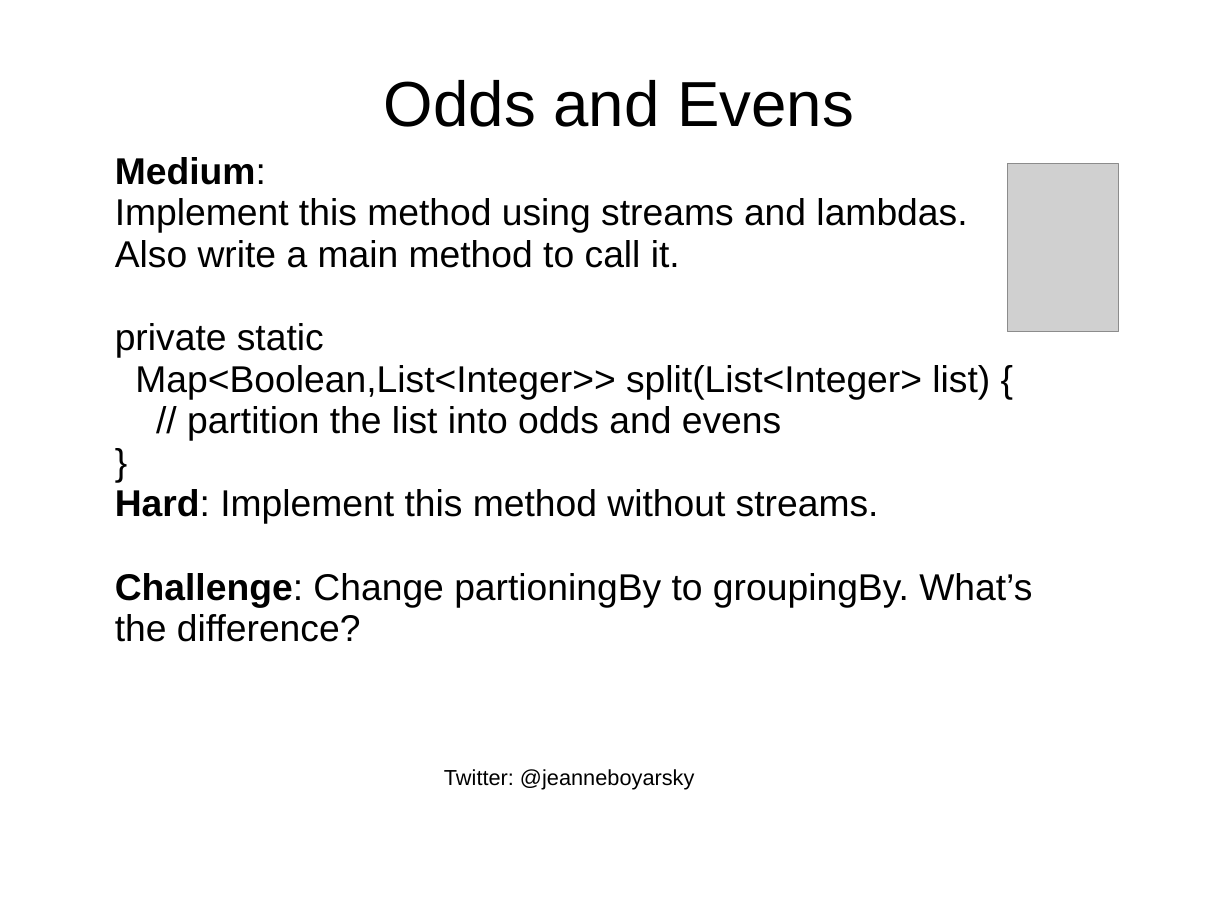
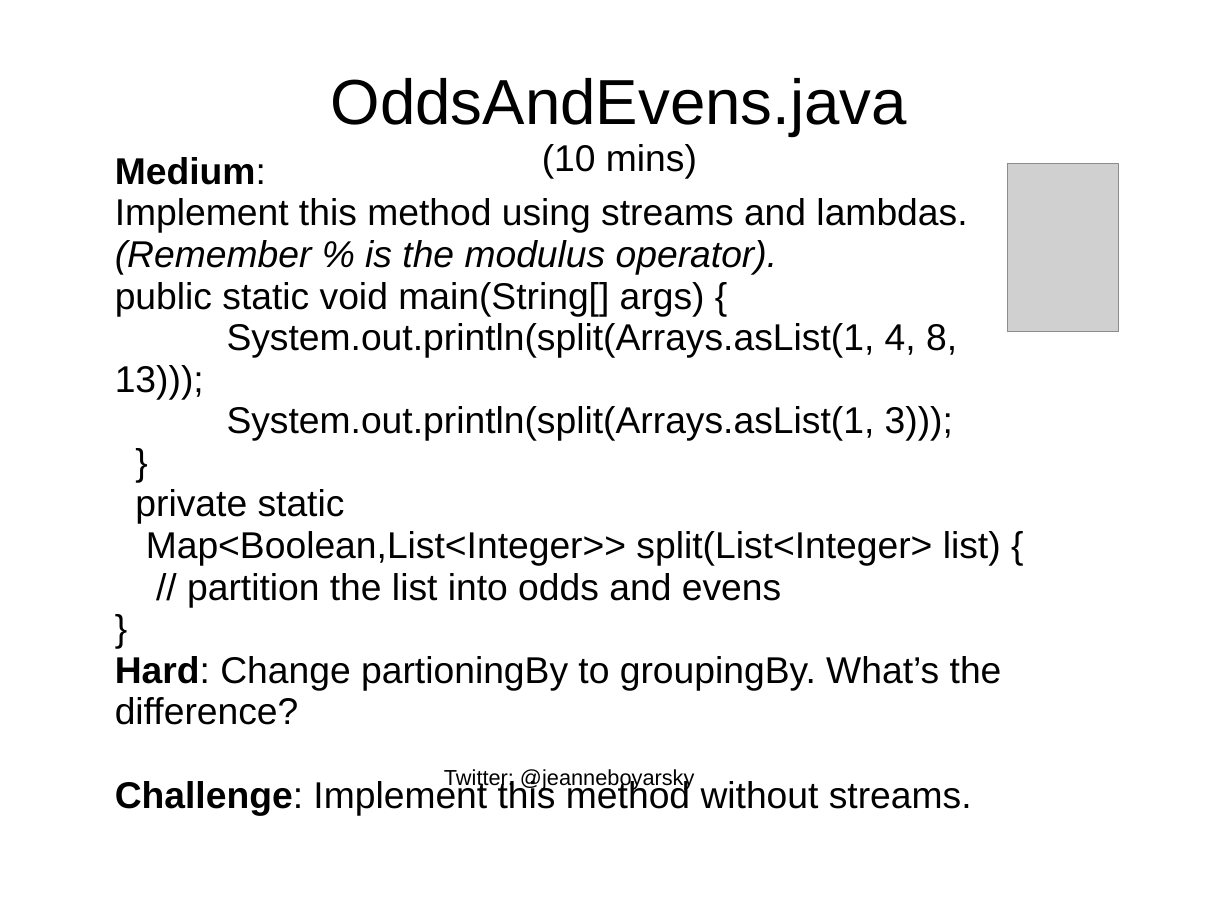
Before and after one commit to boyarsky/java-8-streams-by-puzzles, a slide deck: slide 44 of docs/Slides.ppt. Drawn at 1232x924 pixels with LibreOffice and Linux fonts; fonts in the diff are those of the drawing; grey boxes stand for pictures; background and template pictures are left out. Boxes give left, top, right and bottom in pixels: in the first picture for what was removed or moved away, otherwise in the second. Text is boxed around its words. In the diff, an @@ line names an element or a change of style, - is before the commit and + after.

```diff
--- a/docs/Slides.ppt
+++ b/docs/Slides.ppt
@@ title at [331,78,907,179]: text changed @@
-Odds and Evens
+OddsAndEvens.java
+(10 mins)
@@ text at [115,198,967,441]: text changed @@
-Implement this method using streams and lambdas. Also write a main method to call it.
+Implement this method using streams and lambdas. (Remember % is the modulus operator).
+public static void main(String[] args) {
+System.out.println(split(Arrays.asList(1, 4, 8, 13)));
+System.out.println(split(Arrays.asList(1, 3)));
+}
@@ text at [115,656,1002,815]: text changed @@
-Hard: Implement this method without streams.
-Challenge: Change partioningBy to groupingBy. What’s the difference?
+Hard: Change partioningBy to groupingBy. What’s the difference?
+Challenge: Implement this method without streams.
```
Also in this commit, not shown: 13 other slides changed, 1 other file.
